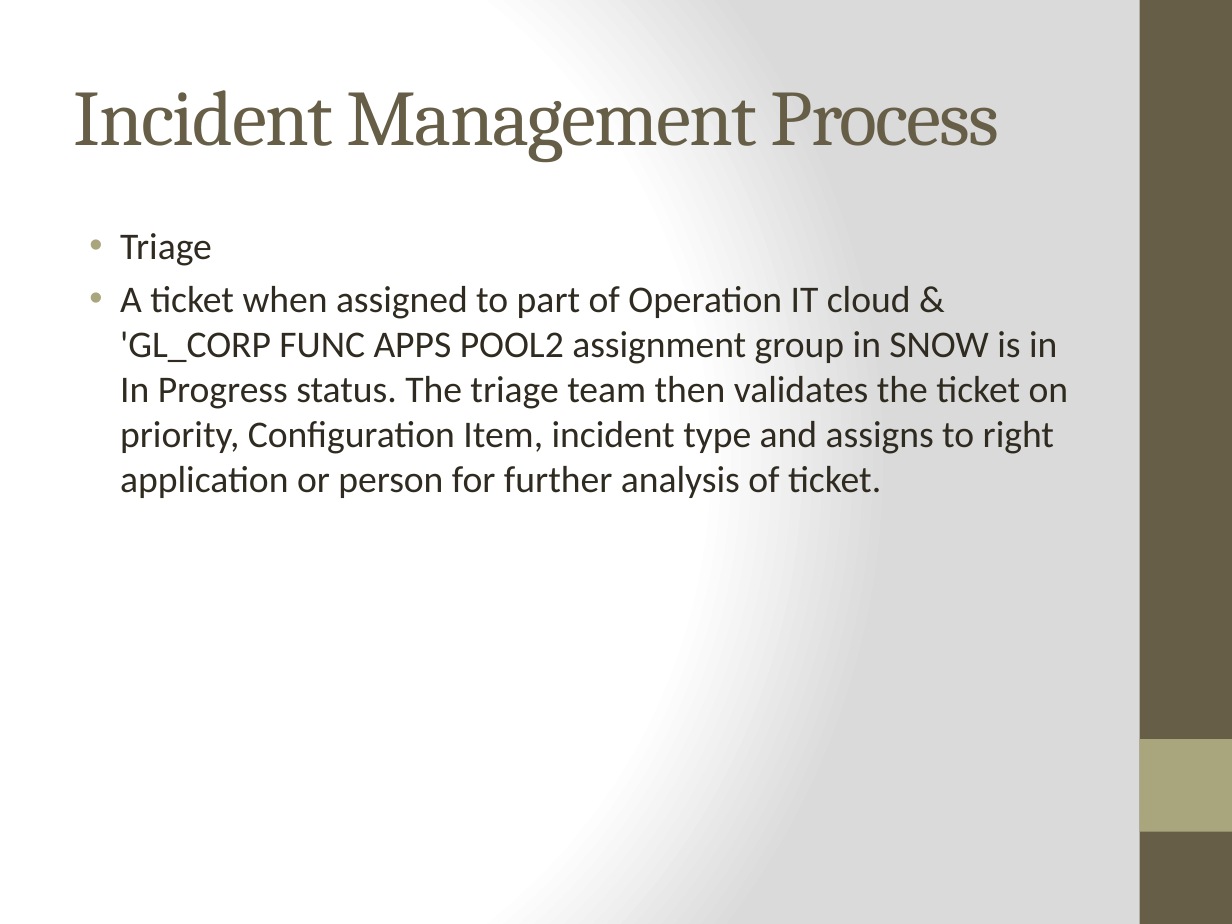
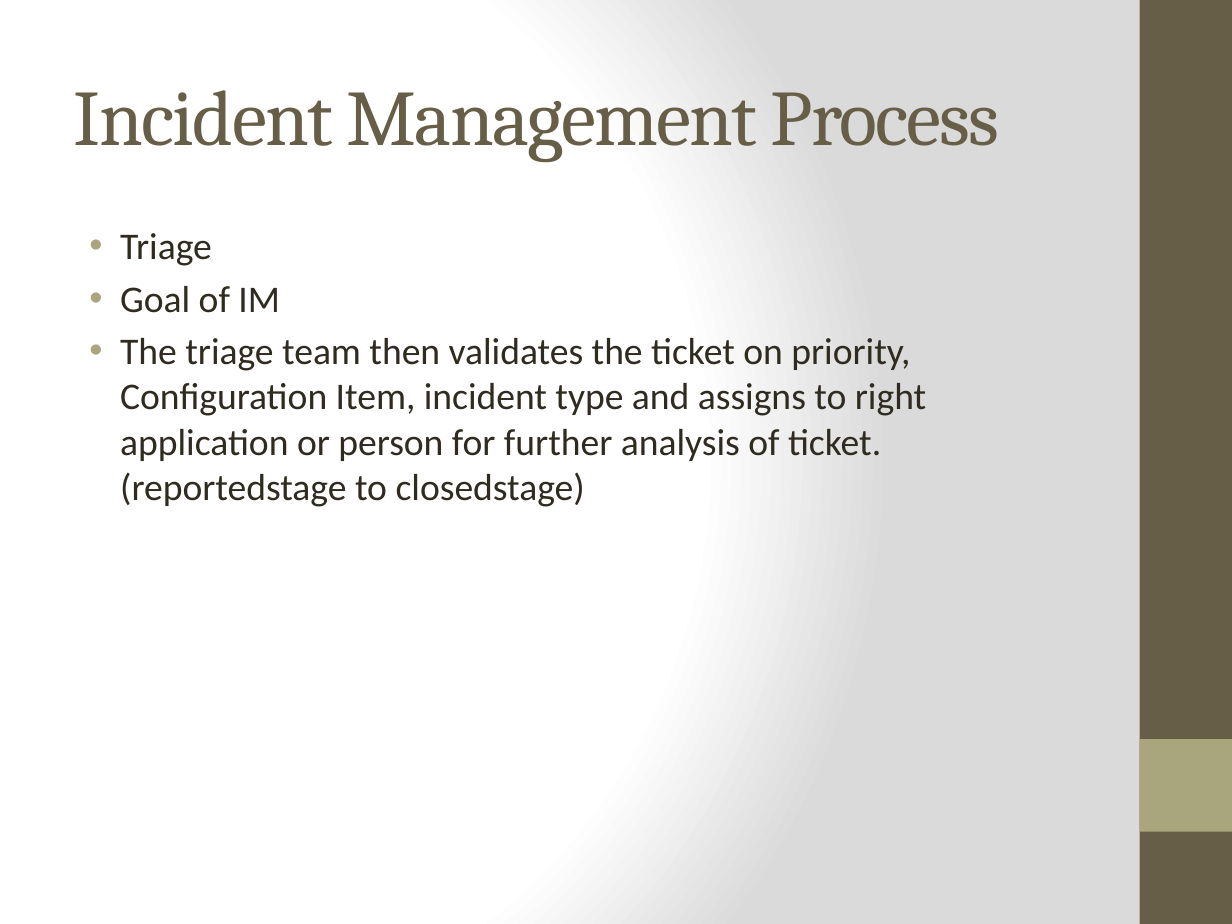
Before and after one commit to Group5LoanApplication/LAp, a slide deck: slide 5 of Incident Management.pptx (slide 2 before the commit). Drawn at 1232x924 pixels with LibreOffice and Linux fonts; fonts in the diff are those of the drawing. Boxes give left, top, right and bottom in pixels: in the first picture for what was removed or moved away, otherwise in the second. Text is boxed around its words. In the diff, an @@ line names an element or a change of style, - is before the commit and + after.

```diff
--- a/Incident Management.pptx
+++ b/Incident Management.pptx
@@ text at <box>120,286,926,507</box>: text changed @@
-• A ticket when assigned to part of Operation IT cloud & 'GL_CORP FUNC APPS POOL2 assignment group in SNOW is in In Progress status. The triage team then validates the ticket on priority, Configuration Item, incident type and assigns to right application or person for further analysis of ticket.
+• Goal of IM
+• The triage team then validates the ticket on priority, Configuration Item, incident type and assigns to right application or person for further analysis of ticket.(reportedstage to closedstage)
```
Also in this commit, not shown: 8 other slides changed, 6 slides added, 4 slides removed.
